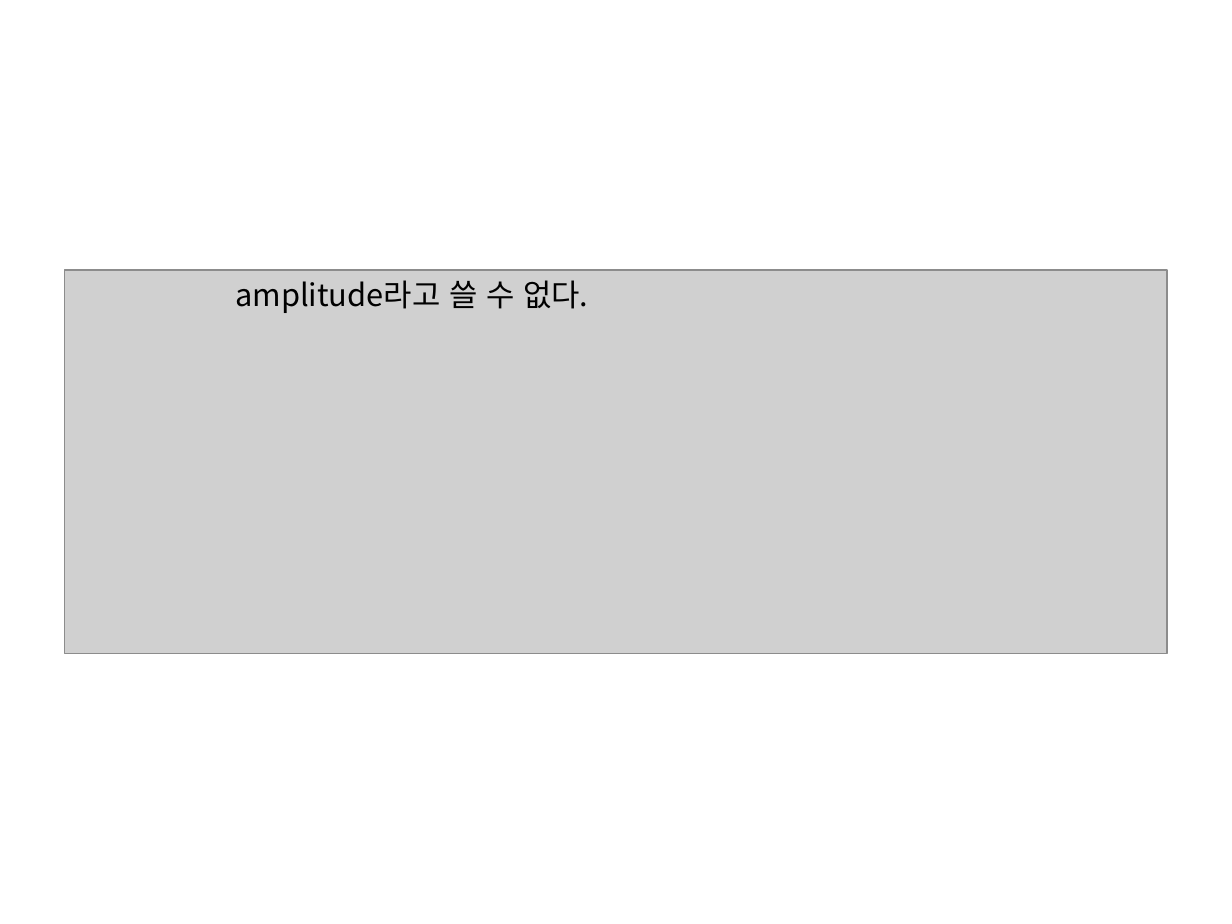
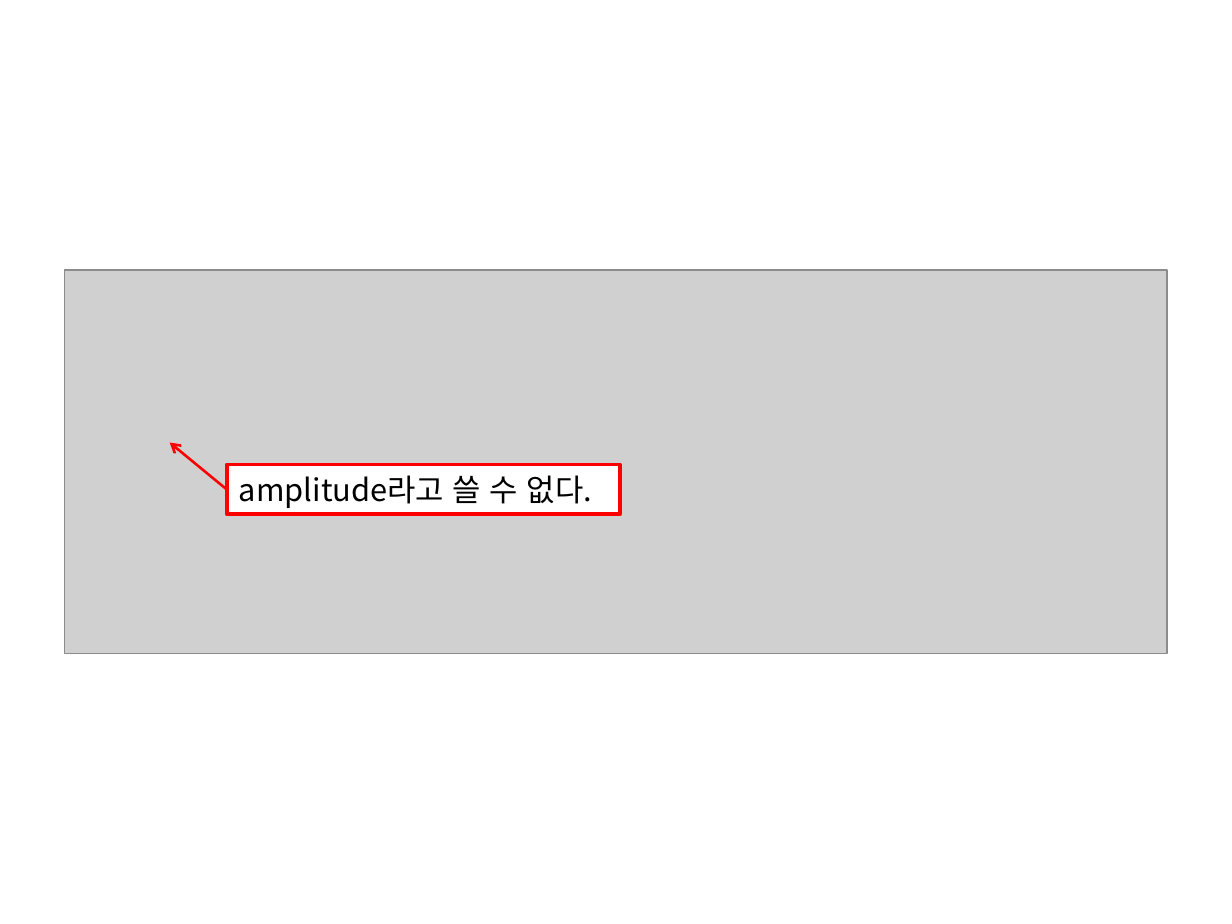
Before and after one commit to answeredbyablemind/answeredbyablemind.github.io, a slide deck: slide 2 of pics/2022-01-04-sinusoids/pics.pptx. Drawn at 1232x924 pixels with LibreOffice and Linux fonts; fonts in the diff are those of the drawing; grey boxes stand for pictures. Boxes give left, top, right and bottom in pixels: in the first picture for what was removed or moved away, otherwise in the second. Text is boxed around its words. In the diff, an @@ line names an element or a change of style, - is before the commit and + after.

```diff
--- a/pics/2022-01-04-sinusoids/pics.pptx
+++ b/pics/2022-01-04-sinusoids/pics.pptx
@@ arrow added from (227, 489) to (170, 442), #FF0000 1.5 pt @@
@@ rectangle "amplitude라고 쓸 수 없다.": place and size @@
-rectangle "amplitude라고 쓸 수 없다." at box(235, 280, 588, 313)
+rectangle "amplitude라고 쓸 수 없다." at box(227, 464, 620, 514)
@@ rectangle "amplitude라고 쓸 수 없다." at box(227, 464, 620, 514): fill none to #FFFFFF; outline none to #FF0000 2.25 pt @@
```
Also in this commit, not shown: 1 slide added, 8 other files.
